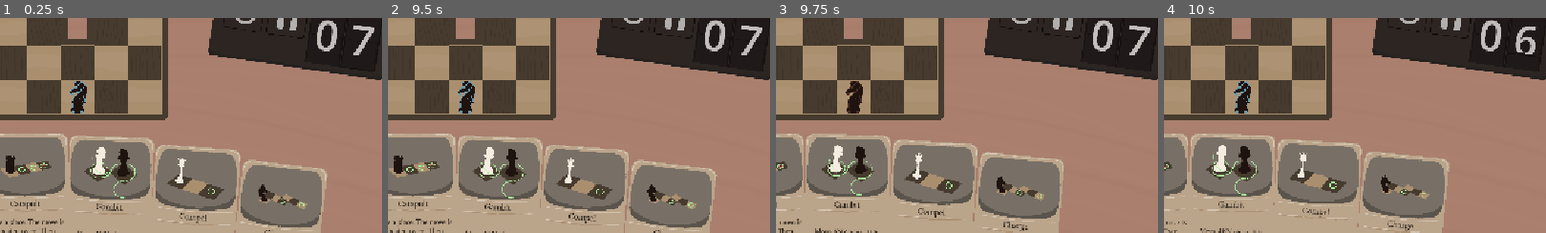
Above: before the commit, frames 1-4 (left to right).
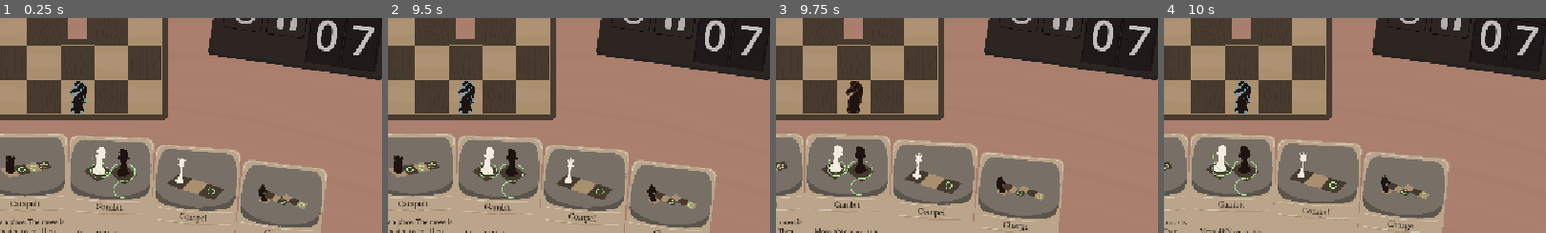
Above: after the commit, the same moments.

Repository: yourname3/gmtk-2026
Game: Godot game, scene res://levels/random4.tscn
Two runs of this game, one before a commit and one after it. Both use one fixed random seed, a clock stepped at 60 frames per second and the inputs below. This scene is started directly instead of the project's main scene.
Inputs (mouse positions are % of the whole screen's width and height, from its top left):
- Up to frame 1 (0.25 s): no input
- Up to frame 2 (9.5 s): click (79, 40) at 0.5 s; click (79, 40) at 1.25 s; click (79, 40) at 2 s; click "Undo" at 2.75 s; tap Enter at 3.5, 6.5, 8 s; move the mouse to (57, 21) at 3.52 s; click (57, 21) at 3.6 s; click (84, 42) at 4.25 s; click "Resume" at 5 s; tap Space at 5.75, 7.25, 8.75 s; move the mouse to (43, 44) at 5.77 s; click (43, 44) at 5.85 s; move the mouse to (61, 13) at 6.52 s; click (61, 13) at 6.6 s; move the mouse to (35, 60) at 7.27 s; click (35, 60) at 7.35 s; move the mouse to (35, 52) at 8.02 s; click (35, 52) at 8.1 s; move the mouse to (57, 36) at 8.77 s; click (57, 36) at 8.85 s
- Up to frame 3 (9.75 s): move the mouse to (48, 5) at 9.52 s; click (48, 5) at 9.6 s
- Up to frame 4 (10 s): no input
The pictures show only the part of the screen within x 46-96%, y 42-92%; the shares and areas given below are measured in that part.

Frames 1-3 are identical in both runs. In frame 4, 0.5% of the frame differs, in the area x 92-98%, y 3-18%.

Commit message:
further polish + tweaks

Diff:
--- a/button_sfx.tscn
+++ b/button_sfx.tscn
@@ -11,7 +11,7 @@
 [node name="Hover" type="AudioStreamPlayer" parent="." unique_id=253552817]
 unique_name_in_owner = true
 stream = ExtResource("2_frmwc")
-volume_db = -20.0
+volume_db = -22.0
 max_polyphony = 3
 bus = &"SFX"
 
@@ -19,6 +19,6 @@
 unique_name_in_owner = true
 process_mode = 3
 stream = ExtResource("4_m3bpw")
-volume_db = -12.0
+volume_db = -16.0
 max_polyphony = 3
 bus = &"SFX"
--- a/card/card.tscn
+++ b/card/card.tscn
@@ -68,5 +68,5 @@
 [node name="Play" type="AudioStreamPlayer" parent="." unique_id=1246584656]
 unique_name_in_owner = true
 stream = SubResource("AudioStreamRandomizer_i6okx")
-volume_db = -12.0
+volume_db = -20.0
 bus = &"SFX"
--- a/card/card_hand.gd
+++ b/card/card_hand.gd
@@ -10,9 +10,10 @@
 
 # Applies any relevant state updates when a new card becomes "selected" for real.
 func select_card(card: Card) -> void:
+	if Card.selected_hard: %Select.play() # always play this on click
+
 	if card != Card.selected_card: # Reset board selection for now..
 		%Handle.play()
-		if Card.selected_hard: %Select.play()
 		if BoardHighlighter.select_state == BoardHighlighter.SelectState.LOCATION:
 			SignalBus.move_selected.emit(null)
 	Card.selected_card = card
--- a/card/card_hand.tscn
+++ b/card/card_hand.tscn
@@ -260,13 +260,13 @@
 [node name="Handle" type="AudioStreamPlayer" parent="." unique_id=1990446955]
 unique_name_in_owner = true
 stream = SubResource("AudioStreamRandomizer_vybfc")
-volume_db = -6.0
+volume_db = -10.0
 max_polyphony = 8
 bus = &"SFX"
 
 [node name="Select" type="AudioStreamPlayer" parent="." unique_id=272143255]
 unique_name_in_owner = true
 stream = SubResource("AudioStreamRandomizer_41sks")
-volume_db = -8.0
+volume_db = -12.0
 max_polyphony = 3
 bus = &"SFX"
--- a/clock/clock.gd
+++ b/clock/clock.gd
@@ -30,7 +30,11 @@
 func update(cards: int, initial: bool = false) -> void:
 	if count != cards:
 		%ClockFuture.text = str(cards)
+		count = cards
+		if not initial:
+			await get_tree().create_timer(0.1, false).timeout
 		%AnimationPlayer.play(&"flip")
 		if not initial:
 			%SplitFlapSFX.play()
-	count = cards
+	else:
+		count = cards
